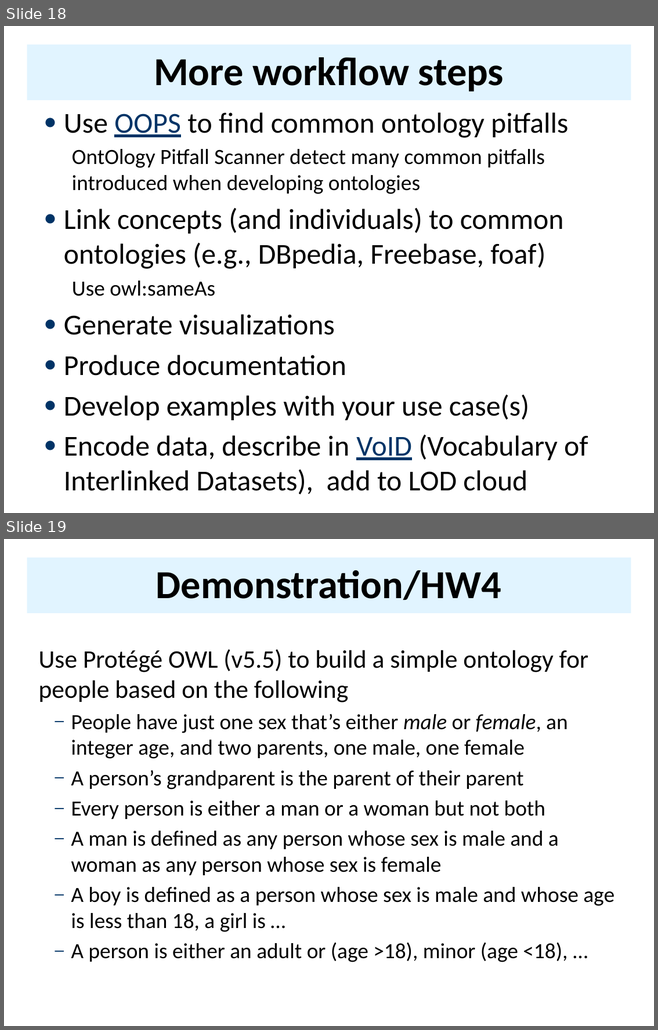
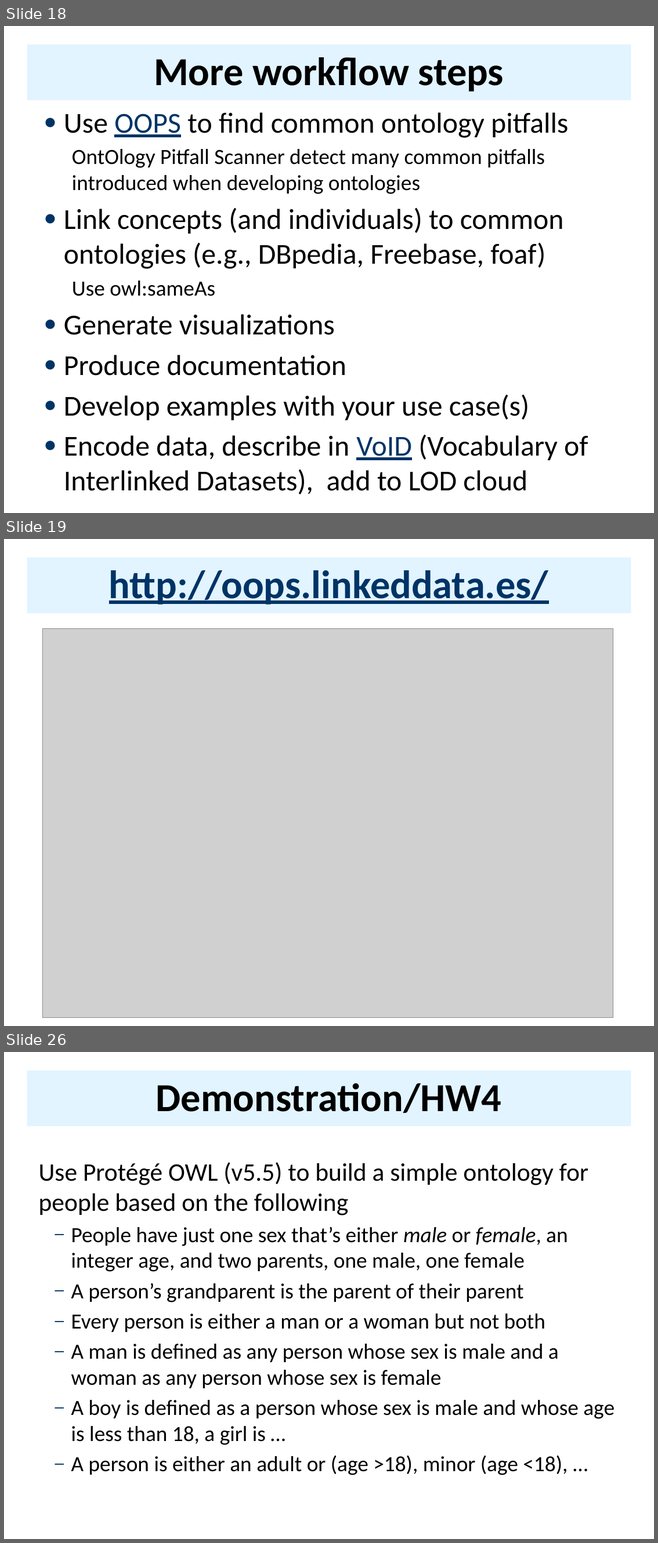
Before and after one commit to UMBC-CMSC-491-691-F19-Knowledge-Graphs/class_material, a slide deck: notes/10_protege/IDEs.pptx. Shown one above the other, each under a label of ours: slides 18 and 19 before the commit, slides 18, 19 and 26 after it; the slides between them are not shown. The pictures are 658x1030 and 658x1543 pixels, drawn with LibreOffice and Linux fonts; fonts in the diff are those of the drawing; grey boxes stand for pictures. Boxes give left, top, right and bottom in pixels: in the first picture for what was removed or moved away, otherwise in the second. Text is boxed around its words. In the diff, an @@ line names an element or a change of style, - is before the commit and + after.

```diff
--- a/notes/10_protege/IDEs.pptx
+++ b/notes/10_protege/IDEs.pptx
@@ slide 19 added at bbox=[4, 539, 654, 1026], background #FFFFFF @@
@@ title added at bbox=[27, 557, 630, 613], fill #E1F4FF, 44 pt, text #003366, bold, underline @@
+http://oops.linkeddata.es/
@@ picture added at bbox=[42, 629, 612, 1017] @@
@@ what was slide 19 is now slide 26 @@
```
Also in this commit, not shown: 6 other slides added, 4 other files.
